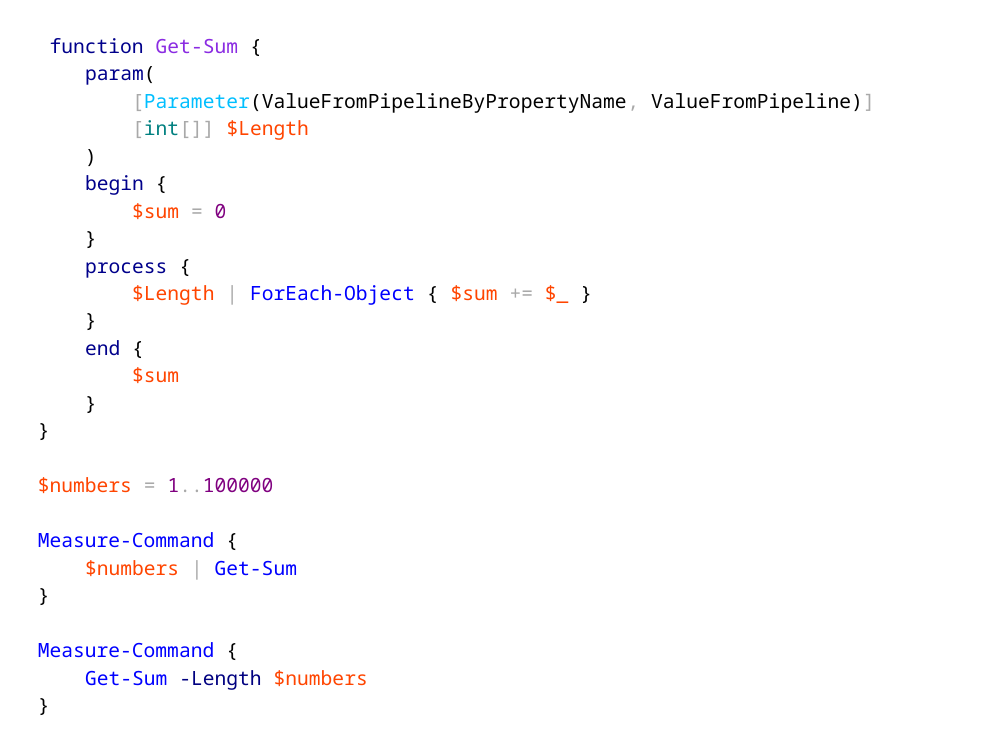
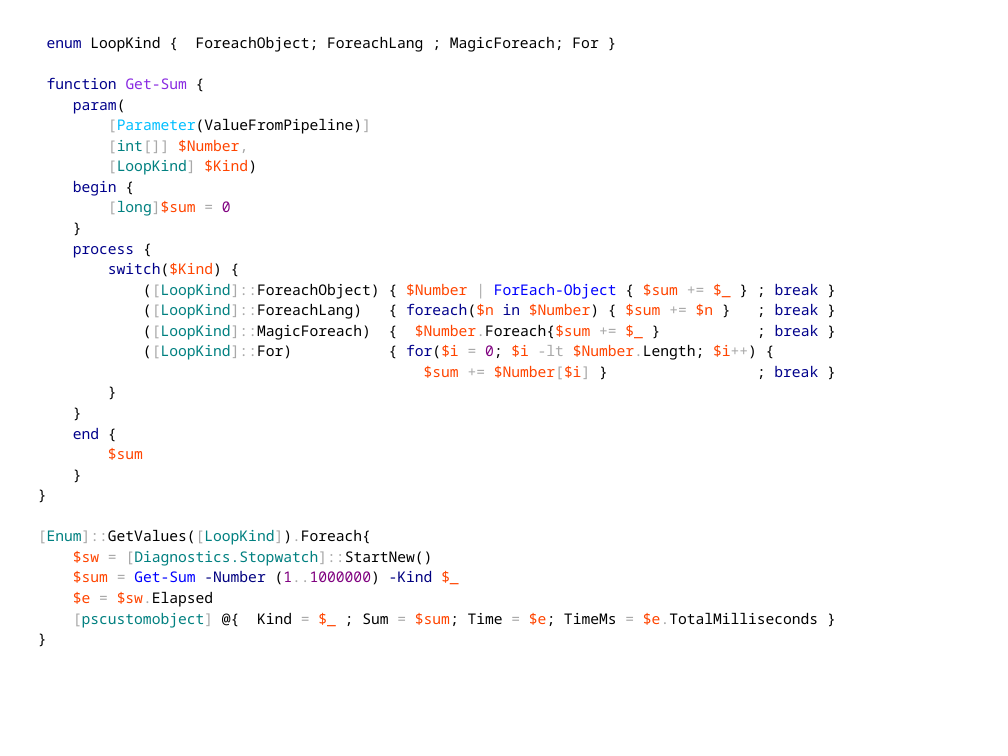
Before and after one commit to powercode/PSConfEU, a slide deck: slide 8 of PSCONFEU_Perf2017.pptx (slide 9 before the commit). Drawn at 1008x756 pixels with LibreOffice and Linux fonts; fonts in the diff are those of the drawing; background and template pictures are left out. Boxes give left, top, right and bottom in pixels: in the first picture for what was removed or moved away, otherwise in the second. Text is boxed around its words. In the diff, an @@ line names an element or a change of style, - is before the commit and + after.

```diff
--- a/PSCONFEU_Perf2017.pptx
+++ b/PSCONFEU_Perf2017.pptx
@@ text at (47, 36, 598, 52): paragraph added @@
+enum LoopKind { ForeachObject; ForeachLang ; MagicForeach; For }
@@ text at (47, 77, 187, 460): size 14 to 10.5 pt in "function Get-Sum {", "param(", "begin {", "}" and 7 more places @@
@@ text at (108, 118, 371, 175): text changed; size 14 to 10.5 pt @@
-[Parameter(ValueFromPipelineByPropertyName, ValueFromPipeline)]
-[int[]] $Length
-)
+[Parameter(ValueFromPipeline)]
+[int[]] $Number,
+[LoopKind] $Kind)
@@ text at (108, 200, 231, 216): text changed; size 14 to 10.5 pt; text colour #FF4500 to #008080 @@
-$sum = 0
+[long]$sum = 0
@@ text at (108, 262, 819, 379): text changed; size 14 to 10.5 pt; text colour #0000FF to #000000 @@
-$Length | ForEach-Object { $sum += $_ }
+switch($Kind) {
+([LoopKind]::ForeachObject) { $Number | ForEach-Object { $sum += $_ } ; break }
+([LoopKind]::ForeachLang) { foreach($n in $Number) { $sum += $n } ; break }
+([LoopKind]::MagicForeach) { $Number.Foreach{$sum += $_ } ; break }
+([LoopKind]::For) { for($i = 0; $i -lt $Number.Length; $i++) {
+$sum += $Number[$i] } ; break }
+}
@@ text at (38, 529, 818, 628): text changed; size 14 to 10.5 pt; text colour #0000FF to #000000 @@
-$numbers = 1..100000
-Measure-Command {
-$numbers | Get-Sum
+[Enum]::GetValues([LoopKind]).Foreach{
+$sw = [Diagnostics.Stopwatch]::StartNew()
+$sum = Get-Sum -Number (1..1000000) -Kind $_
+$e = $sw.Elapsed
+[pscustomobject] @{ Kind = $_ ; Sum = $sum; Time = $e; TimeMs = $e.TotalMilliseconds }
@@ text at (38, 642, 368, 690): paragraphs removed @@
-Measure-Command {
-Get-Sum -Length $numbers
-}
```
Also in this commit, not shown: 1 other slide changed, 5 other files.
